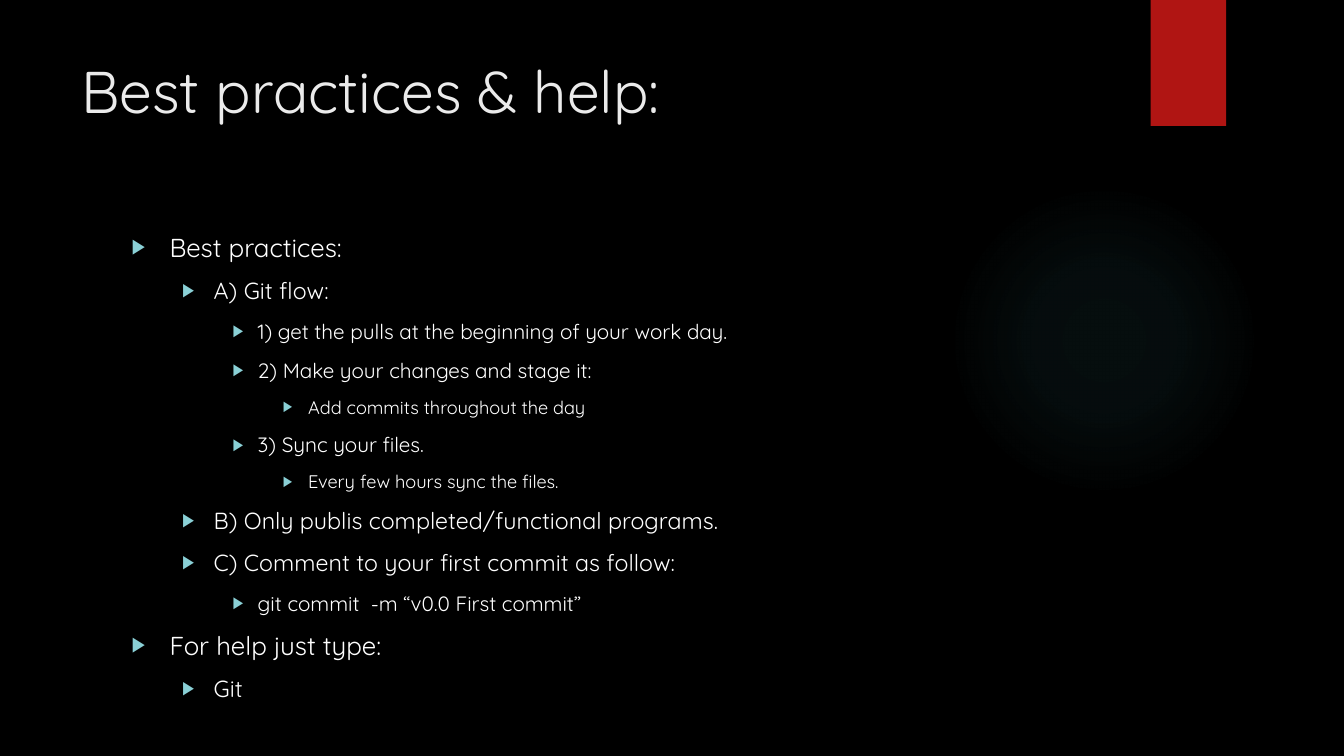
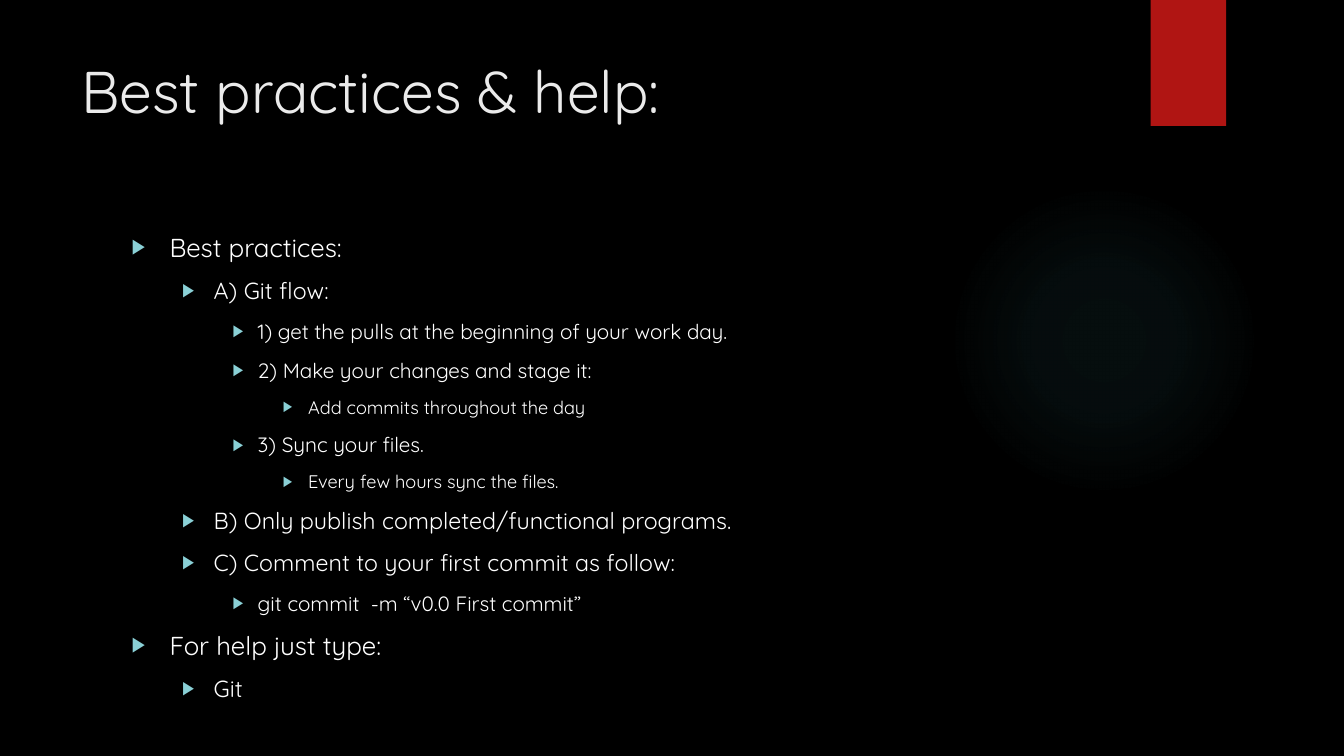
Before and after one commit to rjrosag/training, a slide deck: slide 15 of Github 101.pptx. Drawn at 1344x756 pixels with LibreOffice and Linux fonts; fonts in the diff are those of the drawing; background and template pictures are left out. Boxes give left, top, right and bottom in pixels: in the first picture for what was removed or moved away, otherwise in the second. Text is boxed around its words. In the diff, an @@ line names an element or a change of style, - is before the commit and + after.

```diff
--- a/Github 101.pptx
+++ b/Github 101.pptx
@@ text at <box>214,510,731,534</box>: text changed @@
-  ▶ B) Only publis completed/functional programs.
+  ▶ B) Only publish completed/functional programs.
```
Also in this commit, not shown: 2 other slides changed, 1 slide added, 1 other file.
